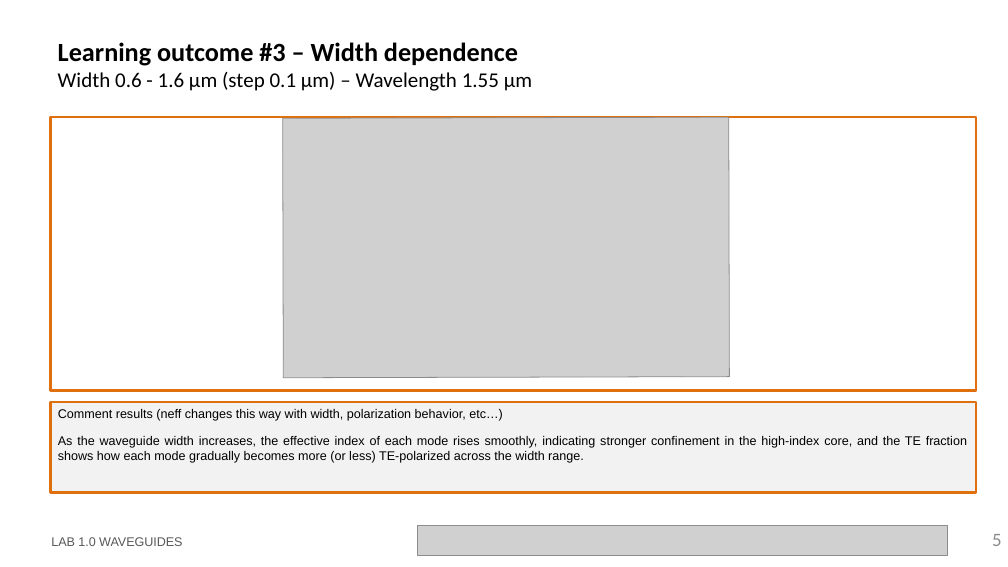
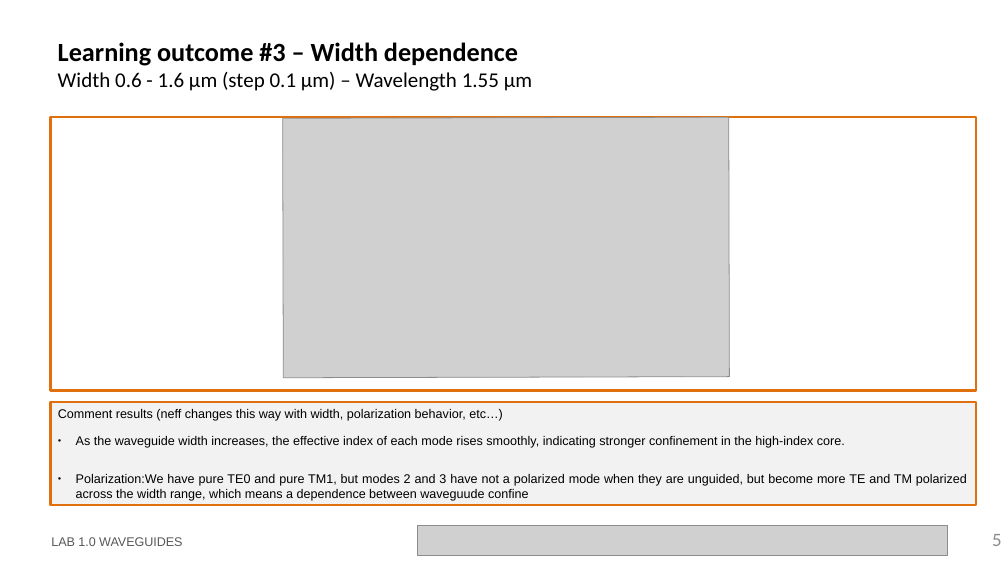
Before and after one commit to lorenagomezdiego/cifoin-lab1, a slide deck: slide 5 of LabBook_10.pptx. Drawn at 1008x567 pixels with LibreOffice and Linux fonts; fonts in the diff are those of the drawing; grey boxes stand for pictures; background and template pictures are left out. Boxes give left, top, right and bottom in pixels: in the first picture for what was removed or moved away, otherwise in the second. Text is boxed around its words. In the diff, an @@ line names an element or a change of style, - is before the commit and + after.

```diff
--- a/LabBook_10.pptx
+++ b/LabBook_10.pptx
@@ rectangle "Comment results (neff changes this ...": place and size @@
-rectangle "Comment results (neff changes this ..." at <box>51,402,977,493</box>
+rectangle "Comment results (neff changes this ..." at <box>51,402,977,506</box>
@@ text in rectangle at <box>76,436,967,501</box>: text changed @@
-As the waveguide width increases, the effective index of each mode rises smoothly, indicating stronger confinement in the high‑index core, and the TE fraction shows how each mode gradually becomes more (or less) TE‑polarized across the width range.
+● As the waveguide width increases, the effective index of each mode rises smoothly, indicating stronger confinement in the high‑index core.
+● Polarization:We have pure TE0 and pure TM1, but modes 2 and 3 have not a polarized mode when they are unguided, but become more TE and TM polarized across the width range, which means a dependence between waveguude confine
```
Also in this commit, not shown: 2 other slides changed, 4 other files.
